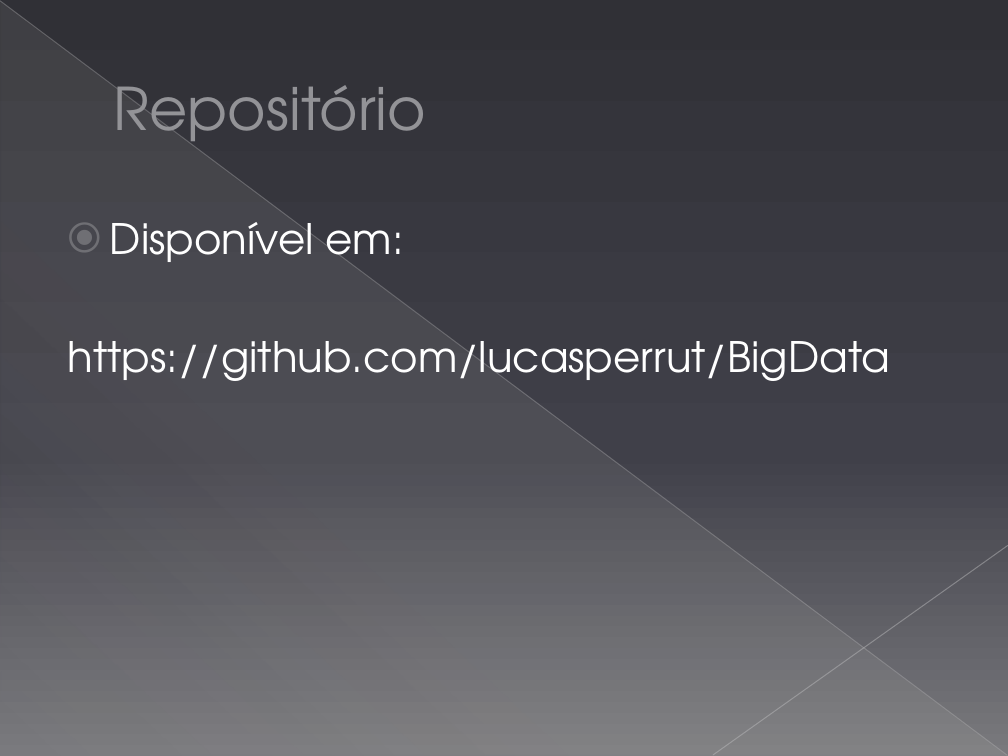
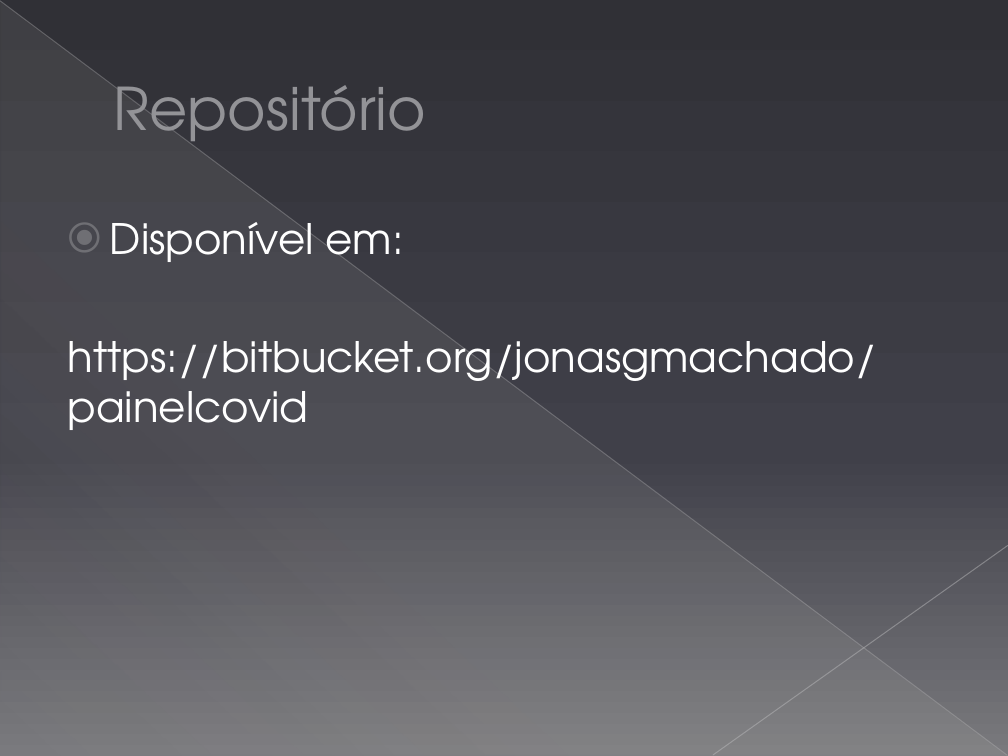
Before and after one commit to lucasperrut/BigData, a slide deck: slide 6 of Trabalho_BigData - ENGSOFT37.pptx. Drawn at 1008x756 pixels with LibreOffice and Linux fonts; fonts in the diff are those of the drawing. Boxes give left, top, right and bottom in pixels: in the first picture for what was removed or moved away, otherwise in the second. Text is boxed around its words. In the diff, an @@ line names an element or a change of style, - is before the commit and + after.

```diff
--- a/Trabalho_BigData - ENGSOFT37.pptx
+++ b/Trabalho_BigData - ENGSOFT37.pptx
@@ text at (x1=68, y1=341, x2=877, y2=430): text changed @@
-https://github.com/lucasperrut/BigData
+https://bitbucket.org/jonasgmachado/painelcovid
```
Also in this commit, not shown: 1 other slide changed, 2 slides added, 1 slide removed.
